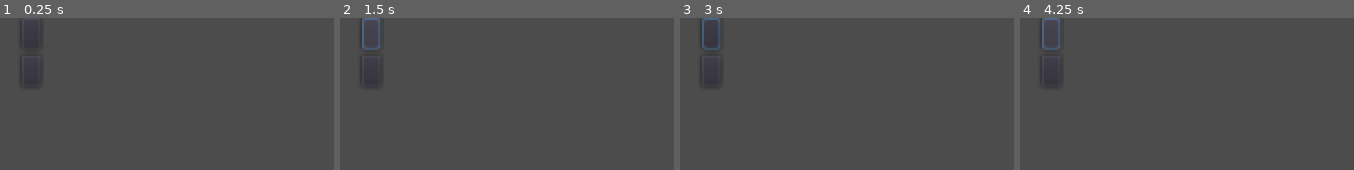
Above: before the commit, frames 1-4 (left to right).
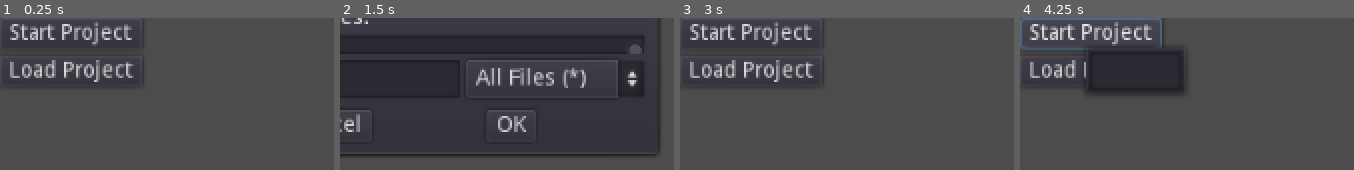
Above: after the commit, the same moments.

Repository: deantony/Reinhardt
Game: Godot game, scene res://Scenes/Home.tscn
The game is run twice, just before and just after one commit, with the same random seed, the same clock (stepped at 60 frames per second) and the same inputs. The project has no main scene, so this scene is started directly.
Inputs (mouse positions are in pixels of both pictures, inside the frame that each line leads up to; where the layout moved, square brackets give the same spot in the first picture):
- Up to frame 1 (0.25 s): no input
- Up to frame 2 (1.5 s): click (410, 71) [370, 71] at 0.5 s; click (410, 33) [370, 33] at 1.25 s
- Up to frame 3 (3 s): click (750, 33) [710, 33] at 2 s; click (850, 125) at 2.75 s, where only the run after the commit has a clickable "OK"
- Up to frame 4 (4.25 s): click (1090, 33) [1050, 33] at 3.5 s

The runs differ from the first frame. In frame 1, 4.2% of the frame differs, in the area x 2-41%, y 0-44%; in frame 2, 57%, in the area x 0-96%, y 0-91%; in frame 3, 4.5%; in frame 4, 13%.

Commit message:
Create Current Directory

Diff:
--- a/ReinhardtProject/Scenes/Home.tscn
+++ b/ReinhardtProject/Scenes/Home.tscn
@@ -1,21 +1,45 @@
-[gd_scene format=2]
+[gd_scene load_steps=2 format=2]
+
+[ext_resource path="res://Scripts/Home.gd" type="Script" id=1]
 
 [node name="Home" type="Node2D"]
+script = ExtResource( 1 )
 
 [node name="CenterContainer" type="CenterContainer" parent="."]
 margin_right = 40.0
 margin_bottom = 40.0
 
 [node name="GridContainer" type="GridContainer" parent="CenterContainer"]
-margin_left = 14.0
-margin_right = 26.0
+margin_right = 91.0
 margin_bottom = 44.0
 
 [node name="StartProject" type="Button" parent="CenterContainer/GridContainer"]
-margin_right = 12.0
+margin_right = 91.0
 margin_bottom = 20.0
+text = "Start Project"
 
 [node name="LoadProject" type="Button" parent="CenterContainer/GridContainer"]
 margin_top = 24.0
-margin_right = 12.0
+margin_right = 91.0
 margin_bottom = 44.0
+text = "Load Project"
+
+[node name="StartProjectPop" type="PopupPanel" parent="CenterContainer"]
+margin_left = 41.0
+margin_top = 18.0
+margin_right = 49.0
+margin_bottom = 26.0
+
+[node name="ProjectName" type="LineEdit" parent="CenterContainer/StartProjectPop"]
+margin_right = 58.0
+margin_bottom = 24.0
+
+[node name="LoadProjectPop" type="FileDialog" parent="CenterContainer"]
+margin_left = -112.0
+margin_top = -43.0
+margin_right = 203.0
+margin_bottom = 87.0
+
+[connection signal="button_down" from="CenterContainer/GridContainer/StartProject" to="." method="_on_StartProject_button_down"]
+[connection signal="button_down" from="CenterContainer/GridContainer/LoadProject" to="." method="_on_LoadProject_button_down"]
+[connection signal="text_entered" from="CenterContainer/StartProjectPop/ProjectName" to="." method="_on_ProjectName_text_entered"]
--- a/ReinhardtProject/Scripts/Commands.gd
+++ b/ReinhardtProject/Scripts/Commands.gd
@@ -3,14 +3,31 @@
 var command_output = []
 var pid
 var pid_list = []
+var path = "user://data.ini"
 
 func os_cmd(directory, command):
 	var temp_str = "cd {directory} && {command}"
 	var fin_str = temp_str.format({"directory": directory, "command": command})
 	pid = OS.execute("CMD.exe", ["/C", fin_str], true, command_output)
 	pid_list.append(pid)
+	return pid
 func os_cmd_no_block(directory, command):
 	var temp_str = "cd {directory} && {command}"
 	var fin_str = temp_str.format({"directory": directory, "command": command})
 	pid = OS.execute("CMD.exe", ["/C", fin_str], false, command_output)
 	pid_list.append(pid)
+	return pid
+func stop_server():
+	for i in range(len(pid_list)):
+		var temp_str = "taskkill /F /PID {id}"
+		var fin_str = temp_str.format({"id": pid_list[i]})
+		os_cmd(get_current_directory(), fin_str)
+	pid_list.empty()
+func get_current_directory():
+	var config = ConfigFile.new()
+	config.load(path)
+	return config.get_value("Directory", "Current_Path")
+func set_current_directory(directory):
+	var config = ConfigFile.new()
+	config.set_value("Directory", "Current_Path", directory)
+	config.save(path)
--- /dev/null
+++ b/ReinhardtProject/Scripts/Home.gd
@@ -0,0 +1,20 @@
+extends Node2D
+
+var gui_variables = preload("res://Scripts/GUIVariables.gd")
+var gui = gui_variables.new()
+var command_functions = load("res://Scripts/Commands.gd")
+var commands = command_functions.new()
+
+func _on_StartProject_button_down():
+	$CenterContainer/StartProjectPop.visible = true
+func _on_LoadProject_button_down():
+	$CenterContainer/LoadProjectPop.visible = true
+func _on_ProjectName_text_entered(new_text):
+	var temp_str = "django-admin startproject {project_name}"
+	var fin_str = temp_str.format({"project_name": new_text})
+	commands.os_cmd("Projects", fin_str)
+	$CenterContainer/StartProjectPop.visible = false
+	temp_str = "Projects/{project_name}"
+	fin_str = temp_str.format({"project_name": new_text})
+	commands.set_current_directory(fin_str)
+	print(commands.os_cmd("Projects", "dir"))
--- a/ReinhardtProject/Scripts/TopMenu.gd
+++ b/ReinhardtProject/Scripts/TopMenu.gd
@@ -2,6 +2,8 @@
 
 var gui_variables = preload("res://Scripts/GUIVariables.gd")
 var gui = gui_variables.new()
+var command_functions = preload("res://Scripts/Commands.gd")
+var commands = command_functions.new()
 
 func _ready():
 	$GridContainer.columns = $GridContainer.get_child_count()
@@ -16,4 +18,5 @@
 func _on_Home_button_down():
 	get_tree().change_scene("res://Scenes/Home.tscn")
 func _on_Quit_button_down():
+	commands.stop_server()
 	get_tree().quit()
Not shown, added: ReinhardtProject/Projects/i/i/__init__.py
Not shown, added: ReinhardtProject/Projects/i/i/asgi.py
Not shown, added: ReinhardtProject/Projects/i/i/settings.py
Not shown, added: ReinhardtProject/Projects/i/i/urls.py
Not shown, added: ReinhardtProject/Projects/i/i/wsgi.py
Not shown, added: ReinhardtProject/Projects/i/manage.py
Not shown, added: ReinhardtProject/Projects/k/k/__init__.py
Not shown, added: ReinhardtProject/Projects/k/k/asgi.py
Not shown, added: ReinhardtProject/Projects/k/k/settings.py
Not shown, added: ReinhardtProject/Projects/k/k/urls.py
Not shown, added: ReinhardtProject/Projects/k/k/wsgi.py
Not shown, added: ReinhardtProject/Projects/k/manage.py
(and 6 more such lines)
